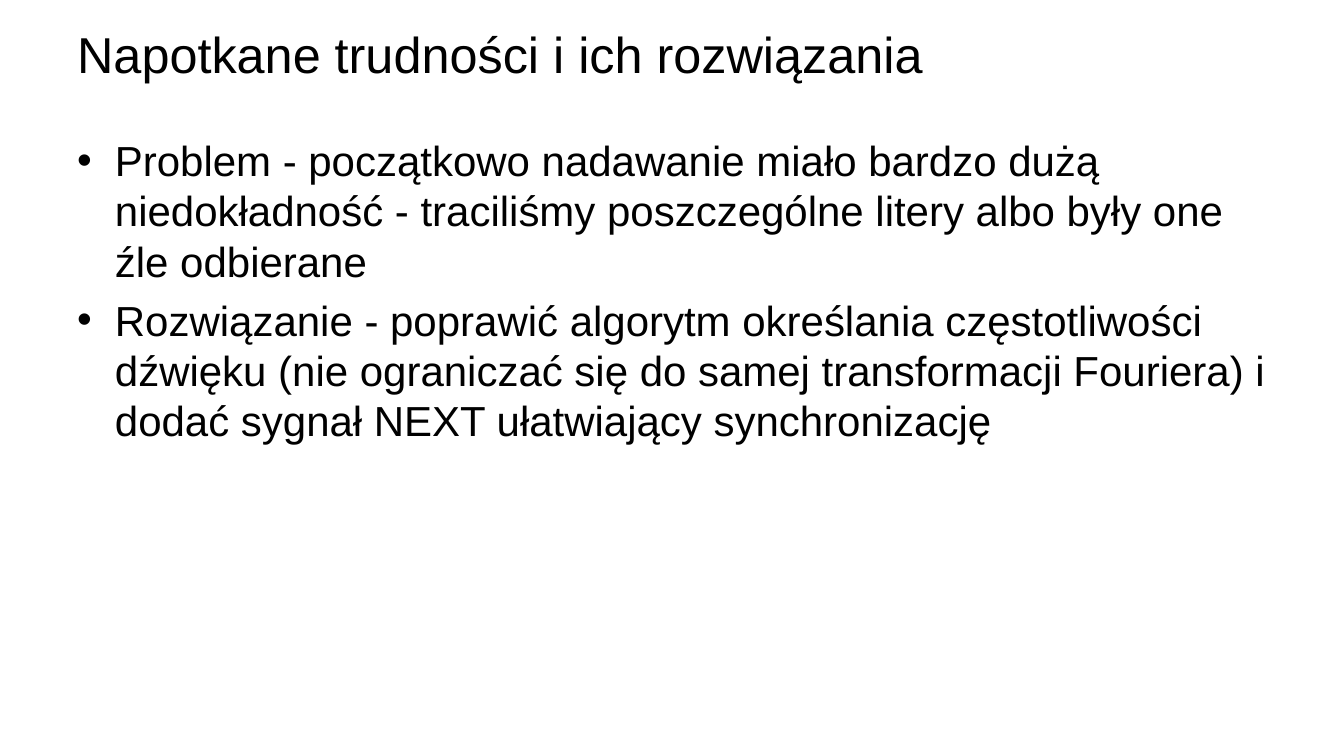
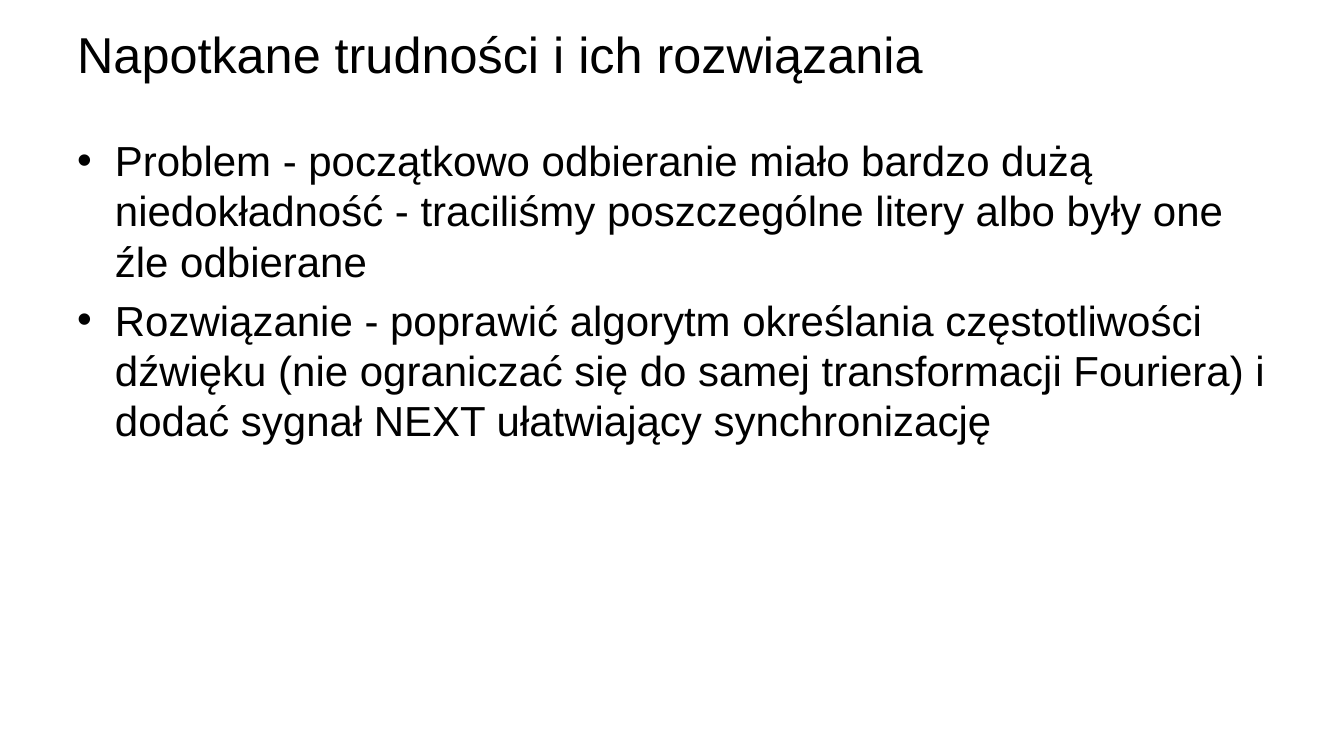
Before and after one commit to swtwsk/IO-Fouriers, a slide deck: slide 9 of private/Fourier.pptx. Drawn at 1344x756 pixels with LibreOffice and Linux fonts; fonts in the diff are those of the drawing; background and template pictures are left out. Boxes give left, top, right and bottom in pixels: in the first picture for what was removed or moved away, otherwise in the second. Text is boxed around its words. In the diff, an @@ line names an element or a change of style, - is before the commit and + after.

```diff
--- a/private/Fourier.pptx
+++ b/private/Fourier.pptx
@@ text at (115, 145, 1223, 278): text changed @@
-• Problem - początkowo nadawanie miało bardzo dużą niedokładność - traciliśmy poszczególne litery albo były one źle odbierane
+• Problem - początkowo odbieranie miało bardzo dużą niedokładność - traciliśmy poszczególne litery albo były one źle odbierane
```
Also in this commit, not shown: 1 other slide changed, 1 other file.
